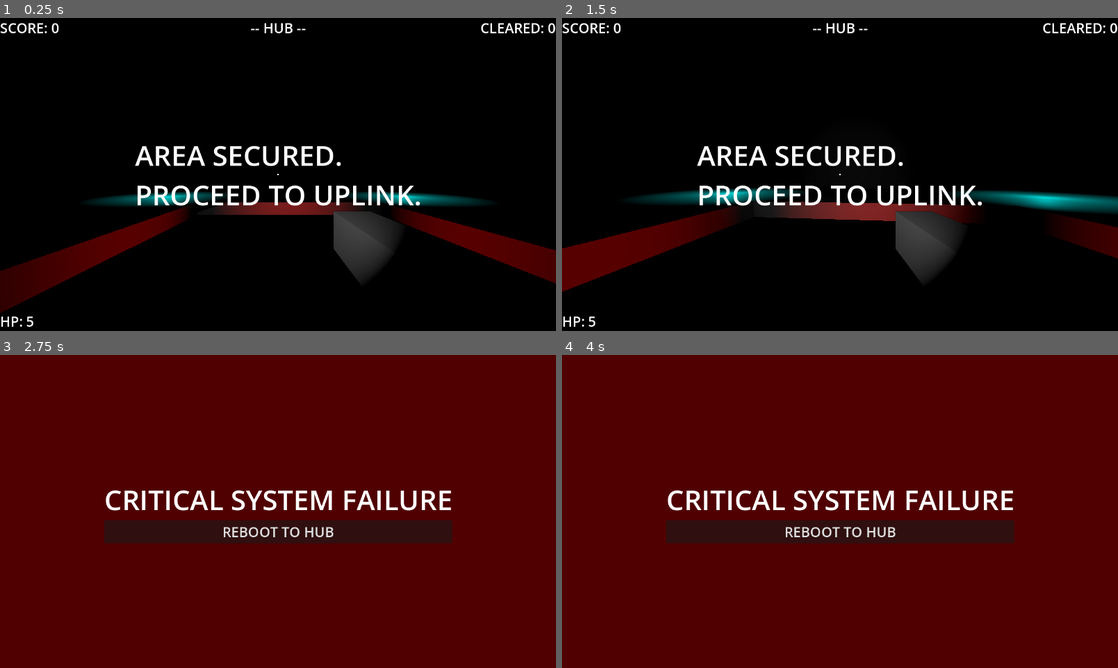
Above: before the commit, frames 1-4 (two rows, left to right).
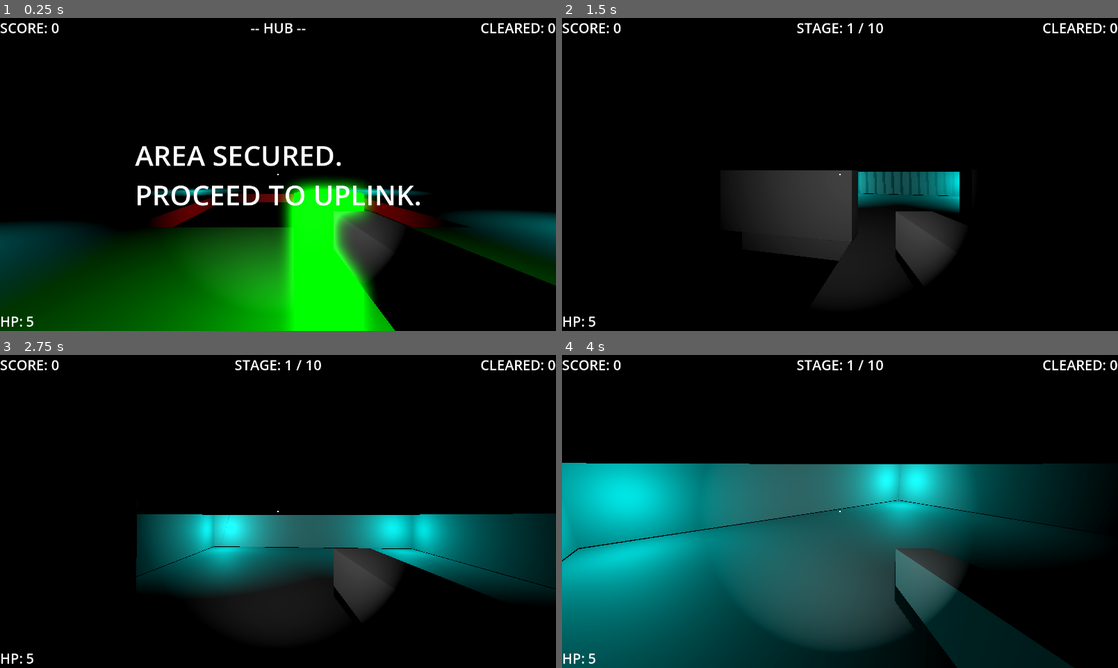
Above: after the commit, the same moments.

Repository: EnderiousGaming/R0-0TRoguelike
Game: Godot game, scene res://scenes/world_d.tscn
Same seed, same stepped clock (60 frames per second), same inputs: the game is played once before the commit and once after it. This scene is started directly instead of the project's main scene.
Inputs (mouse positions are in pixels of both pictures, inside the frame that each line leads up to):
- Up to frame 1 (0.25 s): no input
- Up to frame 2 (1.5 s): tap Enter (ui_accept) at 0.5, 0.77 s; move the mouse to (867, 174) at 0.52 s; press the mouse at (867, 174) at 0.53 s; hold Up (ui_up) from 0.53 s (still down); move the mouse to (812, 174) at 1.27 s; release the mouse at (812, 174) at 1.28 s; click (812, 174) at 1.35 s
- Up to frame 3 (2.75 s): keep holding Up (ui_up); tap Enter (ui_accept) at 1.52 s; move the mouse to (289, 505) at 2.02 s; press the mouse at (289, 505) at 2.03 s
- Up to frame 4 (4 s): move the mouse to (812, 574) at 2.77 s; release the mouse at (812, 574) at 2.78 s; click (812, 574) at 2.85 s; tap Enter (ui_accept) at 3.02, 3.77 s; move the mouse to (1006, 558) at 3.52 s; release Up (ui_up) at 3.53 s; press the mouse at (1006, 558) at 3.53 s; hold Left (ui_left) from 3.53 s (still down)

The runs differ from the first frame. In frame 1, 30% of the frame differs, in the area x 0-100%, y 51-100%; in frame 2, 16%; in frame 3, 100%, in the area x 0-100%, y 0-100%; in frame 4, 100%.

Commit message:
Moved player spawn away from hole in level d

Diff:
--- a/scenes/world_d.tscn
+++ b/scenes/world_d.tscn
@@ -68,8 +68,7 @@
 environment = SubResource("Environment_4wyf3")
 
 [node name="Player" parent="." unique_id=665301636 instance=ExtResource("2_vb5jg")]
-transform = Transform3D(1, 0, 0, 0, 1, 0, 0, 0, 1, -0.9011092, 1.6220384, 9.180537)
-mouse_sensitivity = null
+transform = Transform3D(1, 0, 0, 0, 1, 0, 0, 0, 1, -0.9011092, 1.6220384, 16.355556)
 
 [node name="SpawnPoint1" type="Marker3D" parent="." unique_id=920363747 groups=["spawn_point"]]
 transform = Transform3D(1, 0, 0, 0, 1, 0, 0, 0, 1, -12.23715, 1.1726885, -11.881229)
